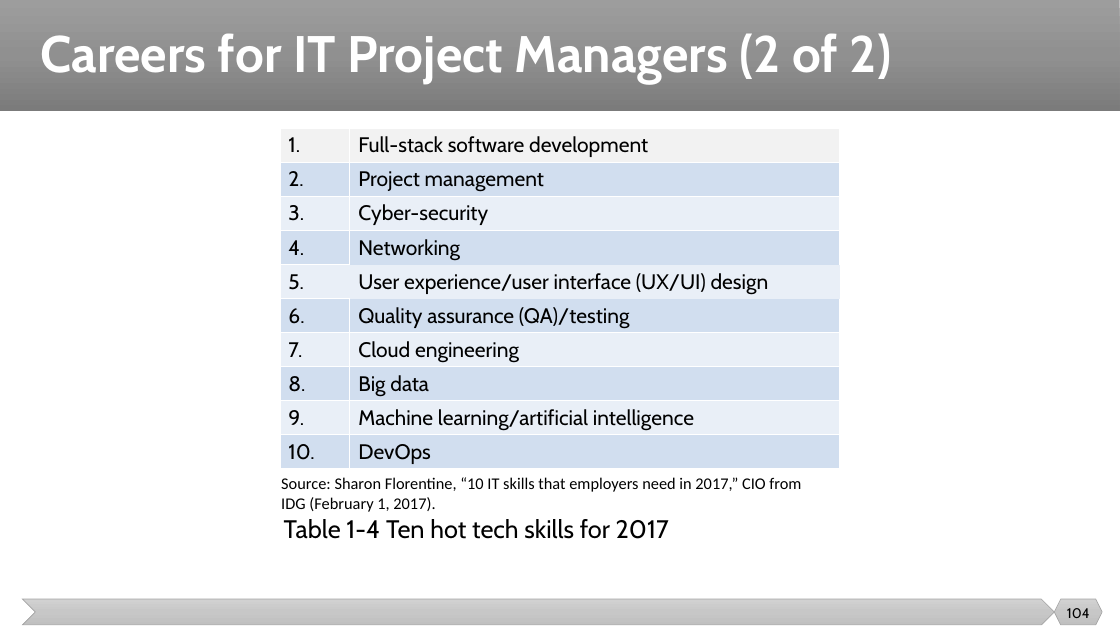
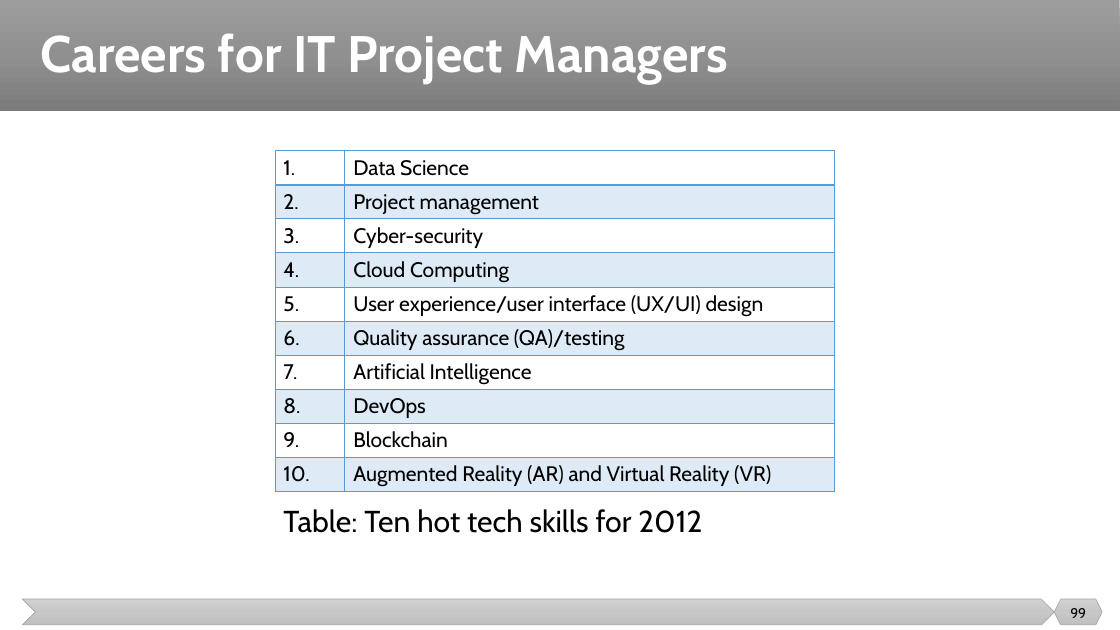
Before and after one commit to malenezi/malenezi, a slide deck: slide 99 of SE423/Lectures/1-Introduction/Introduction.pptx (slide 104 before the commit). Drawn at 1120x630 pixels with LibreOffice and Linux fonts; fonts in the diff are those of the drawing. Boxes give left, top, right and bottom in pixels: in the first picture for what was removed or moved away, otherwise in the second. Text is boxed around its words. In the diff, an @@ line names an element or a change of style, - is before the commit and + after.

```diff
--- a/SE423/Lectures/1-Introduction/Introduction.pptx
+++ b/SE423/Lectures/1-Introduction/Introduction.pptx
@@ title at [40,33,728,83]: text changed @@
-Careers for IT Project Managers (2 of 2)
+Careers for IT Project Managers
@@ table at [275,151,834,492] @@
-row 1, column 2: Full-stack software development
+row 1, column 2: Data Science
-row 4, column 2: Networking
+row 4, column 2: Cloud Computing
-row 7, column 2: Cloud engineering
+row 7, column 2: Artificial Intelligence
-row 8, column 2: Big data
+row 8, column 2: DevOps
-row 9, column 2: Machine learning/artificial intelligence
+row 9, column 2: Blockchain
-row 10, column 2: DevOps
+row 10, column 2: Augmented Reality (AR) and Virtual Reality (VR)
@@ fill #F2F2F2 to none in row 1 @@
@@ fill #D2DEEF to #5B9BD5 at 20% opacity in 10 cells @@
@@ fill #EAEFF7 to none in 8 cells @@
@@ borders changed @@
@@ table: place and size @@
-table at [280,129,839,470]
+table at [275,151,834,492]
@@ text removed at [281,477,801,512] @@
-Source: Sharon Florentine, “10 IT skills that employers need in 2017,” CIO from IDG (February 1, 2017).
@@ text at [283,509,702,533]: text changed; size 21.7 to 25.9 pt @@
-Table 1-4 Ten hot tech skills for 2017
+Table: Ten hot tech skills for 2012
@@ page number at [1070,608,1086,618]: text changed @@
-104
+99
```
Also in this commit, not shown: 23 other slides changed, 9 slides added, 14 slides removed, 1 other file.
